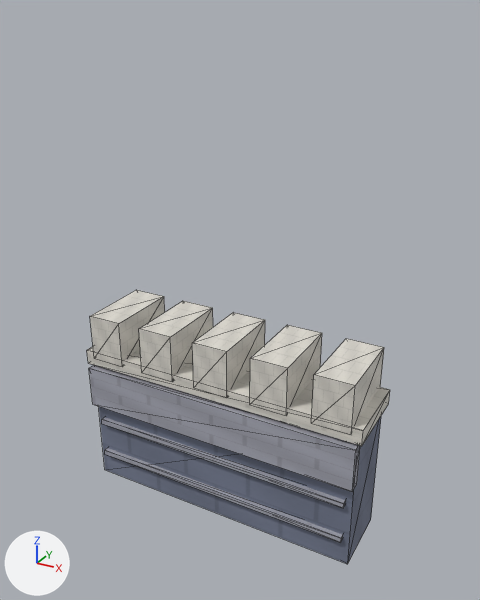
One commit to the OBJ model project/Resources/3DModel/Stages/high_crown/high_crown_wall.obj: the scene before it, then after it.
Camera for both pictures: a 50 mm lens placed at (5.9, -10.31, 9.91), pointed at (0.2, 0.05, 4.73). The lights are fixed; the arrows at lower left show +X, +Y and +Z. The first picture is the older version. Mesh edges are drawn as thin lines. Where no turn or scale is listed for an object, it has been applied to the vertices. Vertices at exactly the same position are counted once.

Objects in the first picture: 'high_crown_wall'.
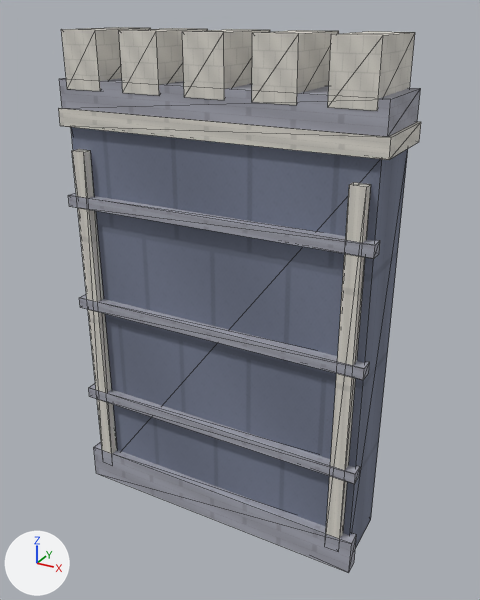
Where the change shows, as pixel boxes [x1, y1, x2, y2] in the pictures (480 x 600 px; the box of a moved part takes in the faces that stretch with it):
'high_crown_wall', reshaped (19% wider, 99% taller)
    before: [87, 290, 390, 564]
    after: [59, 27, 421, 573]
part 1 of me_high_crown_wall, added
    after: [94, 442, 357, 573]
part 2 of me_high_crown_wall, added
    after: [89, 384, 360, 484]
part 3 of me_high_crown_wall, added
    after: [79, 294, 370, 380]
part 4 of me_high_crown_wall, added
    after: [68, 193, 380, 259]
part 5 of me_high_crown_wall, added
    after: [72, 149, 117, 454]
part 6 of me_high_crown_wall, added
    after: [326, 182, 371, 539]
part 7 of me_high_crown_wall, added
    after: [59, 108, 421, 160]
part 8 of me_high_crown_wall, added
    after: [59, 78, 421, 137]
part 9 of me_high_crown_wall, moved or reshaped
    before: [90, 290, 165, 367]
    after: [61, 27, 151, 91]
part 10 of me_high_crown_wall, moved or reshaped
    before: [139, 301, 213, 382]
    after: [119, 28, 208, 95]
part 11 of me_high_crown_wall, moved or reshaped
    before: [192, 312, 265, 398]
    after: [182, 29, 270, 100]
part 12 of me_high_crown_wall, moved or reshaped
    before: [250, 325, 322, 415]
    after: [252, 30, 339, 105]
part 13 of me_high_crown_wall, moved or reshaped
    before: [311, 339, 384, 435]
    after: [328, 31, 415, 111]
part 14 of me_high_crown_wall, deleted
    before: [102, 417, 346, 508]
part 15 of me_high_crown_wall, deleted
    before: [89, 365, 360, 492]
part 16 of me_high_crown_wall, deleted
    before: [87, 347, 390, 446]
part 17 of me_high_crown_wall, deleted
    before: [105, 448, 343, 543]
part 18 of me_high_crown_wall, moved or reshaped
    before: [99, 367, 381, 564]
    after: [71, 127, 408, 549]

Patch to the scene script:
```diff
--- a/project/Resources/3DModel/Stages/high_crown/high_crown_wall.obj.py
+++ b/project/Resources/3DModel/Stages/high_crown/high_crown_wall.obj.py
@@ me_high_crown_wall @@
 # used by ob_high_crown_wall; location = (0.0, 0.0, 0.0)
-me_high_crown_wall.from_pydata(...)  # 88 vertices, 132 faces; spans x -3.1..3.1, y -0.86..0.8, z 0.0..4.04
+me_high_crown_wall.from_pydata(...)  # 112 vertices, 168 faces; spans x -3.14..3.14, y -0.89..0.82, z 0.0..9.57
+# me_high_crown_wall part 1: a new loose piece, a box spanning x -3.1..3.1, y -0.89..-0.61, z 0.0..0.72, in mat_stone
+# me_high_crown_wall part 2: a new loose piece, a box spanning x -3.06..3.06, y -0.89..-0.63, z 2.09..2.31, in mat_stone
+# me_high_crown_wall part 3: a new loose piece, a box spanning x -3.06..3.06, y -0.89..-0.63, z 4.24..4.46, in mat_stone
+# me_high_crown_wall part 4: a new loose piece, a box spanning x -3.06..3.06, y -0.89..-0.63, z 6.39..6.61, in mat_stone
+# me_high_crown_wall part 5: a new loose piece, a box spanning x -2.86..-2.58, y -0.88..-0.68, z 0.4..7.48, in mat_stonelight
+# me_high_crown_wall part 6: a new loose piece, a box spanning x 2.58..2.86, y -0.88..-0.68, z 0.4..7.48, in mat_stonelight
+# me_high_crown_wall part 7: a new loose piece, a box spanning x -3.14..3.14, y -0.82..0.82, z 7.9..8.22, in mat_stonelight
+# me_high_crown_wall part 8: a new loose piece, a box spanning x -3.08..3.08, y -0.79..0.79, z 8.22..8.74, in mat_stone
+# me_high_crown_wall part 9: the loose piece of 8 vertices spanning x -2.9..-2.14, y -0.8..0.8, z 3.04..4.04 is moved by (0.0, 0.0, 5.53)
+# me_high_crown_wall part 10: the loose piece of 8 vertices spanning x -1.64..-0.88, y -0.8..0.8, z 3.04..4.04 is moved by (0.0, 0.0, 5.53)
+# me_high_crown_wall part 11: the loose piece of 8 vertices spanning x -0.38..0.38, y -0.8..0.8, z 3.04..4.04 is moved by (0.0, 0.0, 5.53)
+# me_high_crown_wall part 12: the loose piece of 8 vertices spanning x 0.88..1.64, y -0.8..0.8, z 3.04..4.04 is moved by (0.0, 0.0, 5.53)
+# me_high_crown_wall part 13: the loose piece of 8 vertices spanning x 2.14..2.9, y -0.8..0.8, z 3.04..4.04 is moved by (0.0, 0.0, 5.53)
+# me_high_crown_wall part 14: the loose piece of 8 vertices spanning x -2.86..2.86, y -0.8..-0.64, z 1.39..1.51 is deleted
+# me_high_crown_wall part 15: the loose piece of 8 vertices spanning x -3.02..3.02, y -0.86..-0.62, z 1.88..2.8 is deleted
+# me_high_crown_wall part 16: the loose piece of 8 vertices spanning x -3.1..3.1, y -0.78..0.78, z 2.86..3.18 is deleted
+# me_high_crown_wall part 17: the loose piece of 8 vertices spanning x -2.86..2.86, y -0.8..-0.64, z 0.57..0.68 is deleted
+# me_high_crown_wall part 18
+# 4 vertices are removed from x -3.0..3.0, y -0.7..0.7, z 2.92
+# 10 faces are deleted
+# 4 vertices are added at (3.0, -0.7, 7.9), (-3.0, -0.7, 7.9), (-3.0, 0.7, 7.9), (3.0, 0.7, 7.9)
+# 10 new faces join them, mat_stonedark
+# other edits to the shape of me_high_crown_wall do not show in these pictures
 me_high_crown_wall.materials.append(mat_stonedark)
```
